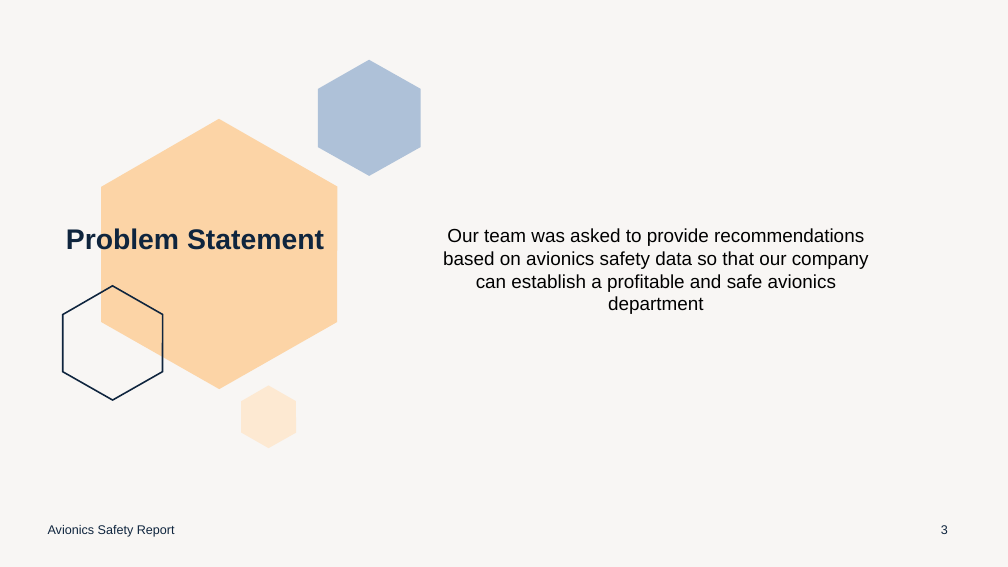
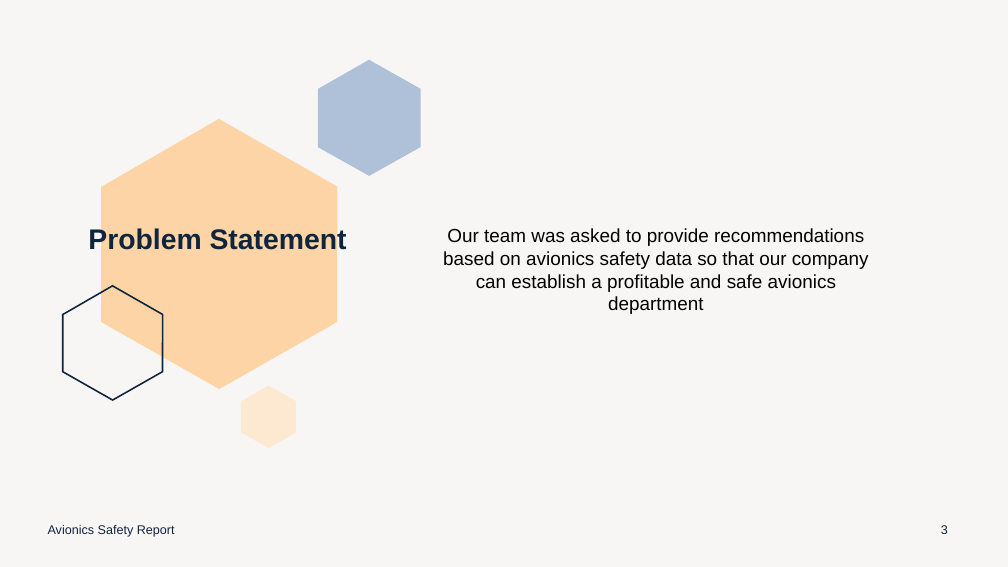
Before and after one commit to falloutb1tch/AvionicSafetyReport, a slide deck: slide 3 of presentation_Slide/Avionics Safety Report.pptx. Drawn at 1008x567 pixels with LibreOffice and Linux fonts; fonts in the diff are those of the drawing. Boxes give left, top, right and bottom in pixels: in the first picture for what was removed or moved away, otherwise in the second. Text is boxed around its words. In the diff, an @@ line names an element or a change of style, - is before the commit and + after.

```diff
--- a/presentation_Slide/Avionics Safety Report.pptx
+++ b/presentation_Slide/Avionics Safety Report.pptx
@@ title "Problem Statement": place and size @@
-title "Problem Statement" at (66, 226, 324, 254)
+title "Problem Statement" at (88, 226, 347, 254)
```
Also in this commit, not shown: 2 other slides changed.
